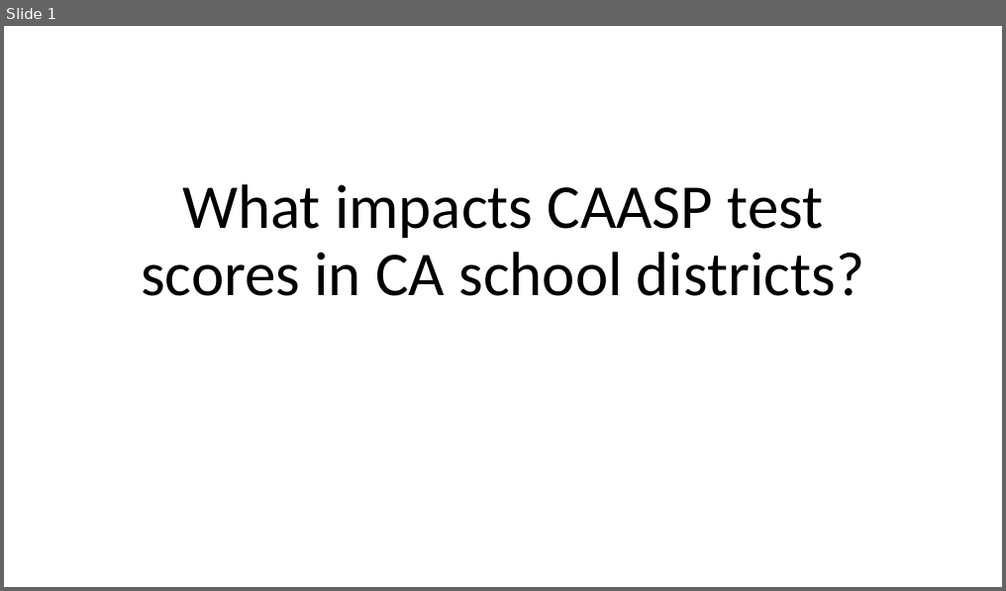
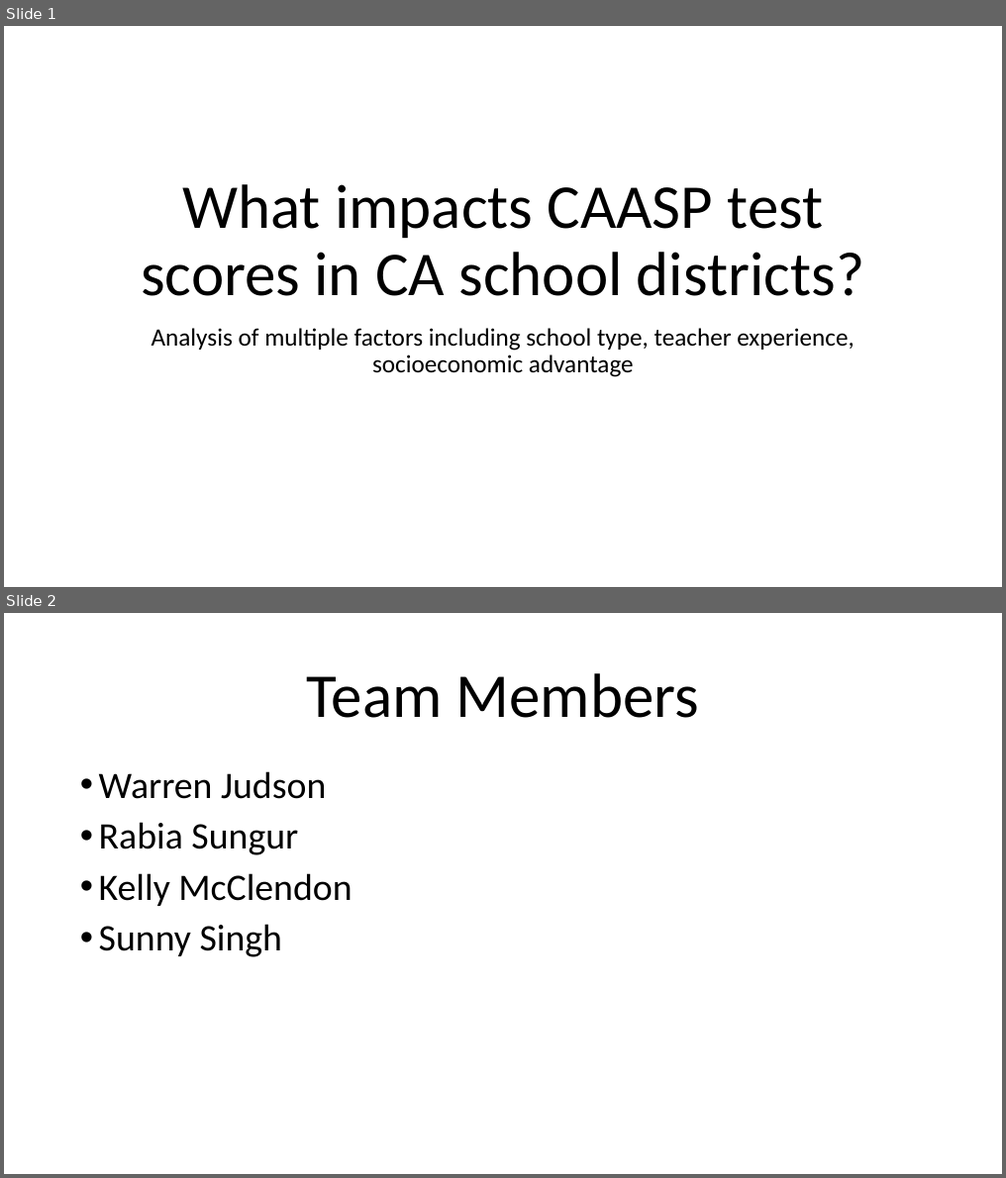
Before and after one commit to kmcclendon729/TeamBackpack, a slide deck: What impacts CAASP test scores in CA school.pptx. Shown one above the other, each under a label of ours: slide 1 before the commit, slides 1 and 2 after it. The pictures are 1006x591 and 1006x1178 pixels, drawn with LibreOffice and Linux fonts; fonts in the diff are those of the drawing; background and template pictures are left out. Boxes give left, top, right and bottom in pixels: in the first picture for what was removed or moved away, otherwise in the second. Text is boxed around its words. In the diff, an @@ line names an element or a change of style, - is before the commit and + after.

```diff
--- a/What impacts CAASP test scores in CA school.pptx
+++ b/What impacts CAASP test scores in CA school.pptx
@@ slide 2 added at box(4, 613, 1002, 1174), background picture (left out) @@
@@ title added at box(307, 673, 699, 718), 60 pt, text #000000 @@
+Team Members
@@ text added at box(99, 771, 351, 958), 36 pt, text #000000 @@
+• Warren Judson
+• Rabia Sungur
+• Kelly McClendon
+• Sunny Singh
@@ slide 1 changed as well @@
@@ subtitle added at box(152, 328, 854, 377), 24 pt, text #000000 @@
+Analysis of multiple factors including school type, teacher experience, socioeconomic advantage
```
Also in this commit, not shown: 2 other slides changed, 19 other slides added, 2 slides removed.
